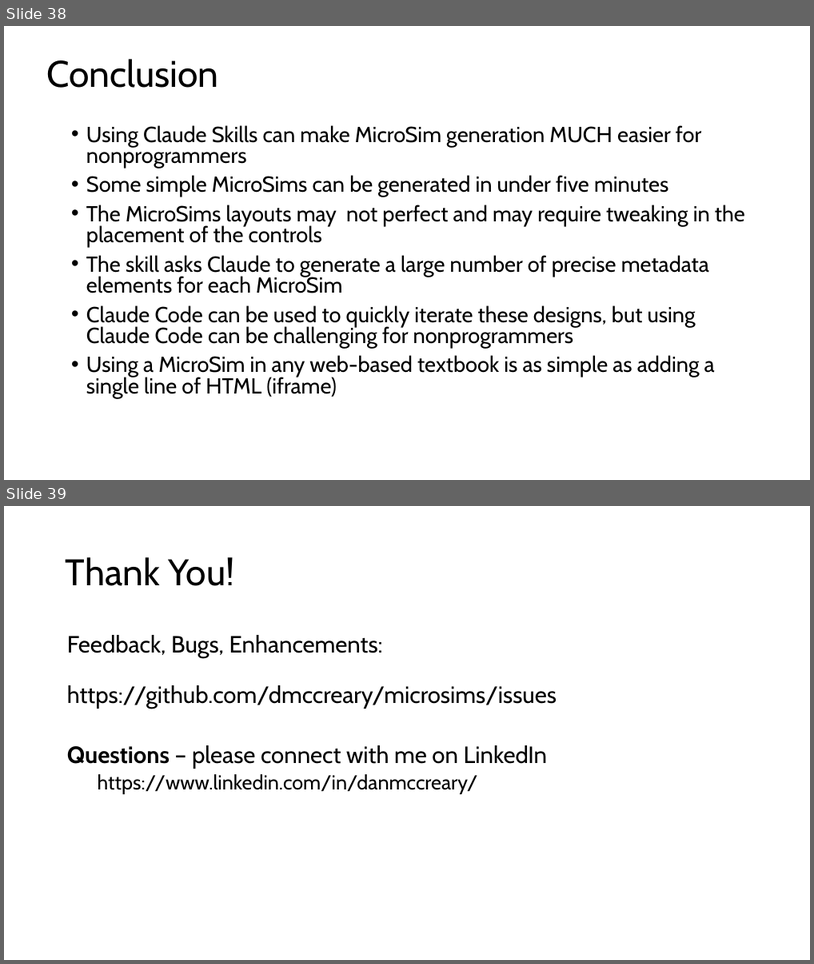
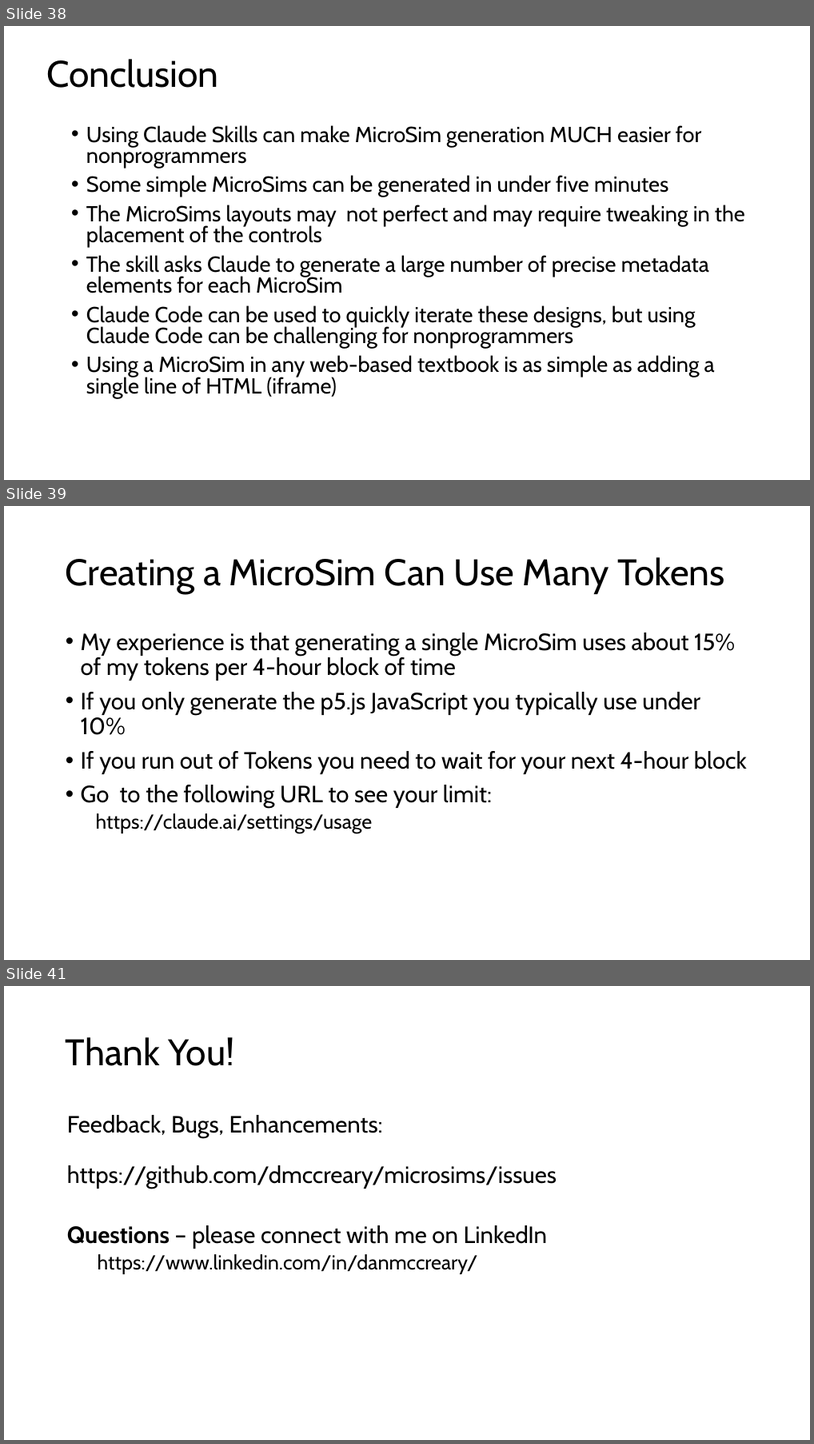
Before and after one commit to dmccreary/microsims, a slide deck: slides/Using-Claude-Skill-to-Generate-MicroSims.pptx. Shown one above the other, each under a label of ours: slides 38 and 39 before the commit, slides 38, 39 and 41 after it; the slides between them are not shown. The pictures are 814x964 and 814x1444 pixels, drawn with LibreOffice and Linux fonts; fonts in the diff are those of the drawing. Boxes give left, top, right and bottom in pixels: in the first picture for what was removed or moved away, otherwise in the second. Text is boxed around its words. In the diff, an @@ line names an element or a change of style, - is before the commit and + after.

```diff
--- a/slides/Using-Claude-Skill-to-Generate-MicroSims.pptx
+++ b/slides/Using-Claude-Skill-to-Generate-MicroSims.pptx
@@ slide 39 added at (4,506,810,960), background #FFFFFF @@
@@ title added at (66,557,726,594), 44 pt, text #000000 @@
+Creating a MicroSim Can Use Many Tokens
@@ text added at (81,632,747,833), 28 pt, text #000000 @@
+• My experience is that generating a single MicroSim uses about 15% of my tokens per 4-hour block of time
+• If you only generate the p5.js JavaScript you typically use under 10%
+• If you run out of Tokens you need to wait for your next 4-hour block
+• Go to the following URL to see your limit:
+  https://claude.ai/settings/usage
@@ what was slide 39 is now slide 41 @@
```
Also in this commit, not shown: 2 slides changed, 1 other slide added.
